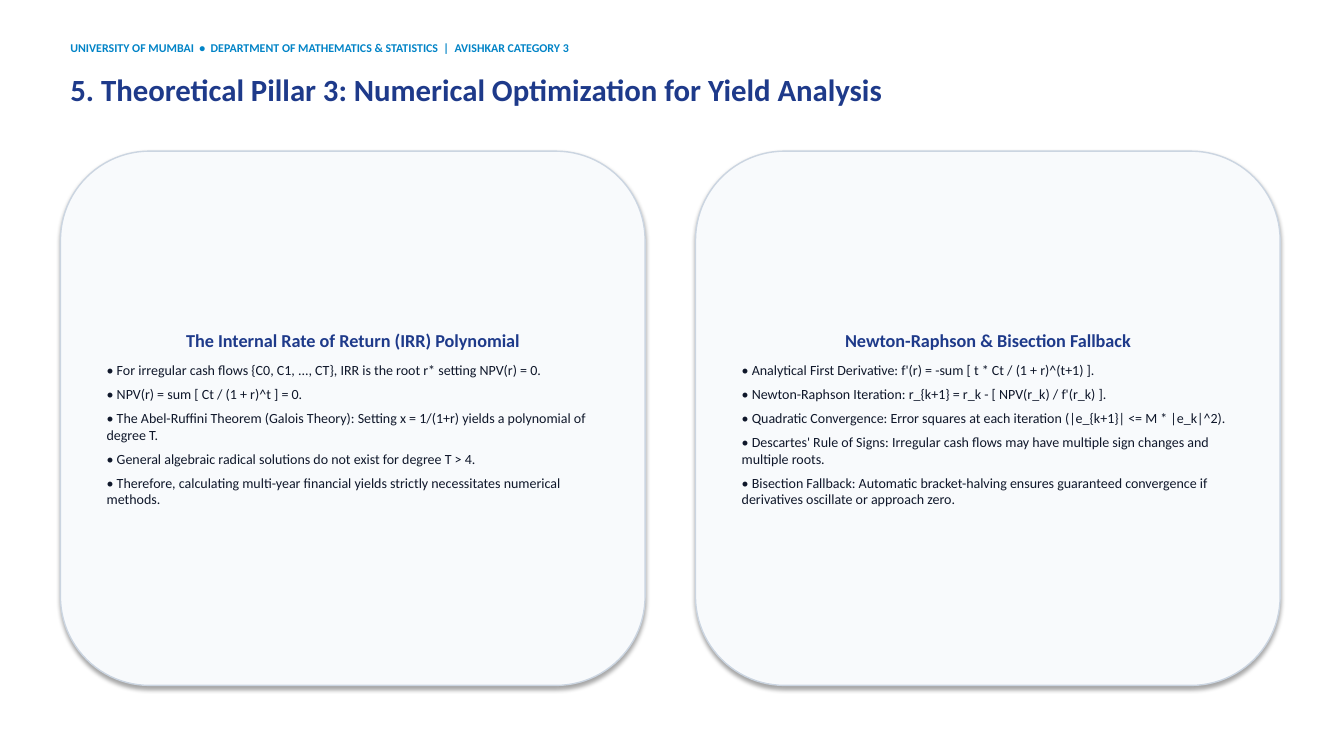
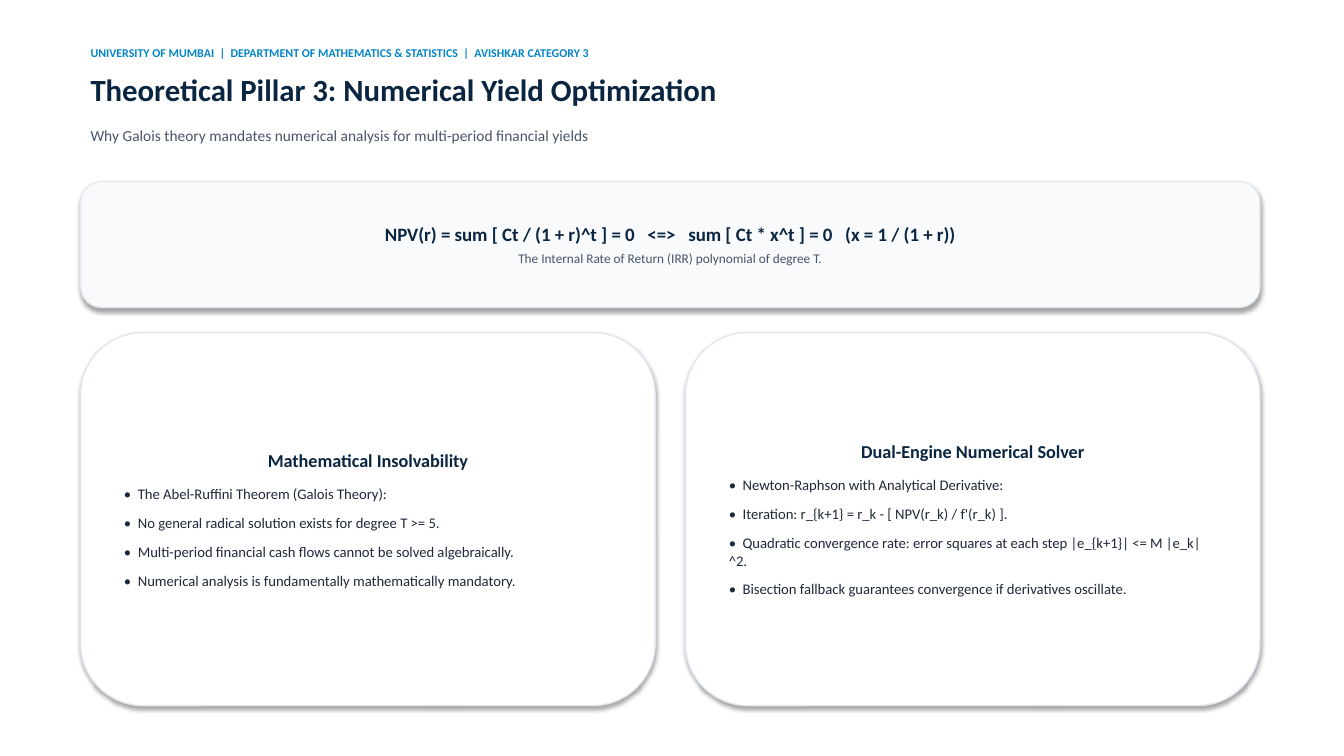
Before and after one commit to AlmightyXZen/Financial-Decision-Support-System, a slide deck: slide 6 of presentation/FDSS_Seminar_Presentation.pptx. Drawn at 1344x756 pixels with LibreOffice and Linux fonts; fonts in the diff are those of the drawing. Boxes give left, top, right and bottom in pixels: in the first picture for what was removed or moved away, otherwise in the second. Text is boxed around its words. In the diff, an @@ line names an element or a change of style, - is before the commit and + after.

Commit message:
style(presentation): redesign slides with LaTeX aesthetic, equation heroes, and natural human script

```diff
--- a/presentation/FDSS_Seminar_Presentation.pptx
+++ b/presentation/FDSS_Seminar_Presentation.pptx
@@ text at (x1=91, y1=49, x2=589, y2=57): text changed @@
-UNIVERSITY OF MUMBAI • DEPARTMENT OF MATHEMATICS & STATISTICS | AVISHKAR CATEGORY 3
+UNIVERSITY OF MUMBAI | DEPARTMENT OF MATHEMATICS & STATISTICS | AVISHKAR CATEGORY 3
@@ text at (x1=91, y1=79, x2=716, y2=106): text changed; text colour #1E3A8A to #0A2540 @@
-5. Theoretical Pillar 3: Numerical Optimization for Yield Analysis
+Theoretical Pillar 3: Numerical Yield Optimization
@@ text added at (x1=91, y1=130, x2=588, y2=144), 11 pt, text #475569 @@
+Why Galois theory mandates numerical analysis for multi-period financial yields
@@ rounded rectangle removed at (x1=60, y1=151, x2=645, y2=686) @@
-The Internal Rate of Return (IRR) Polynomial
-• For irregular cash flows {C0, C1, ..., CT}, IRR is the root r* setting NPV(r) = 0.
-• NPV(r) = sum [ Ct / (1 + r)^t ] = 0.
-• The Abel-Ruffini Theorem (Galois Theory): Setting x = 1/(1+r) yields a polynomial of degree T.
-• General algebraic radical solutions do not exist for degree T > 4.
-• Therefore, calculating multi-year financial yields strictly necessitates numerical methods.
@@ rounded rectangle added at (x1=81, y1=181, x2=1260, y2=308), fill #F8FAFC, outline #E2E8F0 1 pt, 13.5 pt, text #0A2540, bold @@
+NPV(r) = sum [ Ct / (1 + r)^t ] = 0 <=> sum [ Ct * x^t ] = 0 (x = 1 / (1 + r))
+The Internal Rate of Return (IRR) polynomial of degree T.
@@ rounded rectangle added at (x1=81, y1=333, x2=655, y2=706), fill #FFFFFF, outline #E2E8F0 1 pt, 10.5 pt, text #1E293B @@
+Mathematical Insolvability
+• The Abel-Ruffini Theorem (Galois Theory):
+• No general radical solution exists for degree T >= 5.
+• Multi-period financial cash flows cannot be solved algebraically.
+• Numerical analysis is fundamentally mathematically mandatory.
@@ rounded rectangle "Dual-Engine Numerical Solver" resized from (x1=696, y1=151, x2=1280, y2=686) to (x1=686, y1=333, x2=1260, y2=706) @@
@@ rounded rectangle "Dual-Engine Numerical Solver" at (x1=686, y1=333, x2=1260, y2=706): fill #F8FAFC to #FFFFFF; outline #CBD5E1 1 pt to #E2E8F0 1 pt @@
@@ text in rounded rectangle at (x1=729, y1=445, x2=1201, y2=597): text changed; size 10 to 10.5 pt; text colour #0F172A to #1E293B @@
-Newton-Raphson & Bisection Fallback
-• Analytical First Derivative: f'(r) = -sum [ t * Ct / (1 + r)^(t+1) ].
-• Newton-Raphson Iteration: r_{k+1} = r_k - [ NPV(r_k) / f'(r_k) ].
-• Quadratic Convergence: Error squares at each iteration (|e_{k+1}| <= M * |e_k|^2).
-• Descartes' Rule of Signs: Irregular cash flows may have multiple sign changes and multiple roots.
-• Bisection Fallback: Automatic bracket-halving ensures guaranteed convergence if derivatives oscillate or approach zero.
+Dual-Engine Numerical Solver
+• Newton-Raphson with Analytical Derivative:
+• Iteration: r_{k+1} = r_k - [ NPV(r_k) / f'(r_k) ].
+• Quadratic convergence rate: error squares at each step |e_{k+1}| <= M |e_k|^2.
+• Bisection fallback guarantees convergence if derivatives oscillate.
```
Also in this commit, not shown: 7 other slides changed, 2 slides added, 2 slides removed, 4 other files.
